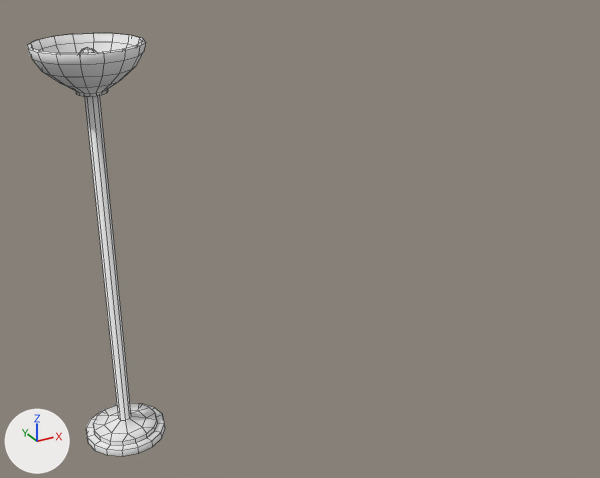
Two versions of the FBX model UNITY/Projekt_2/Assets/_FBX/Furniture/msh_L_Lamp_1.fbx, one commit apart.
Rendered twice from a camera (50 mm lens) standing at (12.48, 13.66, 2.65) and looking at (14.29, 16.95, 1.0). Every picture has the same lights, and +X, +Y and +Z are marked at lower left. The older version comes first. Mesh edges are drawn as thin lines. Materials are left out; every surface is plain grey. Where no turn or scale is listed for an object, it has been applied to the vertices.

The first picture shows 'msh_L_Lamp_1'.
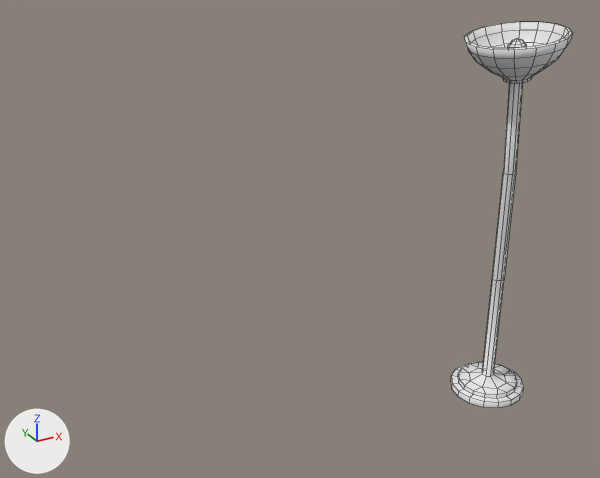
Where the change shows, as pixel boxes [x1, y1, x2, y2] in the pictures (600 x 478 px; the box of a moved part takes in the faces that stretch with it):
'msh_L_Lamp_1', reshaped, moved (12% narrower, 9% shorter)
    before: [27, 33, 165, 456]
    after: [451, 22, 572, 408]
part 1 of me_circle_002, moved or reshaped
    before: [27, 33, 146, 420]
    after: [464, 22, 572, 376]

The change in detail:
me_circle_002 is used by ob_msh_l_lamp_1; location (13.409, 17.216, 0.0).
me_circle_002 had 321 vertices, 306 faces and spanned x -0.25..0.25, y -0.25..0.25, z 0.0..2.0.
me_circle_002 now has 337 vertices, 322 faces and spans x -0.29..0.2, y -0.25..0.25, z 0.0..2.0.
Part 1, on me_circle_002:
3 vertices are removed from x 0.01..0.03, y -0.03..0.03, z 1.9.
25 faces are deleted.
23 vertices in x -0.04..0.07, y -0.13..0.13, z 1.8..1.89 move by (-0.02, 0.0, -0.03).
23 vertices in x -0.04..0.0, y -0.2..0.2, z 1.87..1.96 move by (-0.03, 0.0, -0.04).
19 vertices in x -0.01..0.08, y -0.18..0.18, z 1.87..1.97 move by (-0.03, 0.0, -0.03).
18 vertices in x -0.01..0.04, y -0.25..0.25, z 1.95..2.0 move by (-0.04, 0.0, -0.03).
18 vertices in x -0.11..0.01, y -0.12..0.12, z 1.78..1.89 move by (-0.02, 0.0, -0.04).
15 vertices in x 0.03..0.13, y -0.09..0.09, z 1.78..1.85 move by (-0.02, 0.0, -0.02).
120 vertices move from x -0.25..0.25, y -0.23..0.23, z 1.78..2.0 to x -0.29..0.2, y -0.23..0.23, z 1.74..2.0.
3 vertices are added at (-0.02, 0.02, 1.84), (-0.03, -0.03, 1.83), (-0.04, 0.03, 1.83).
8 new vertices lie (0.0, 0.0, 0.59) away from vertices in x -0.03..0.03, y -0.03..0.03, z 0.09.
8 new vertices lie (0.0, 0.0, 0.6) away from vertices in x -0.03..0.03, y -0.03..0.03, z 0.68.
41 new faces join them.
Object 'msh_L_Lamp_1' (ob_msh_l_lamp_1) moves from (13.409, 17.216, 0.0) to (15.32, 16.632, 0.0).
